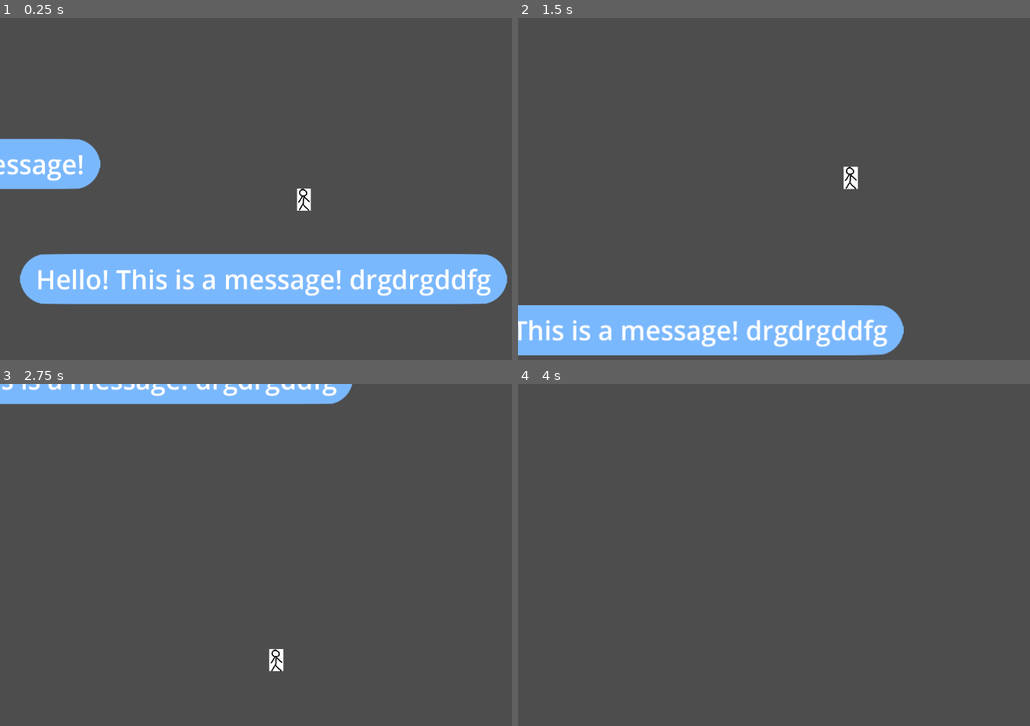
Above: before the commit, frames 1-4 (two rows, left to right).
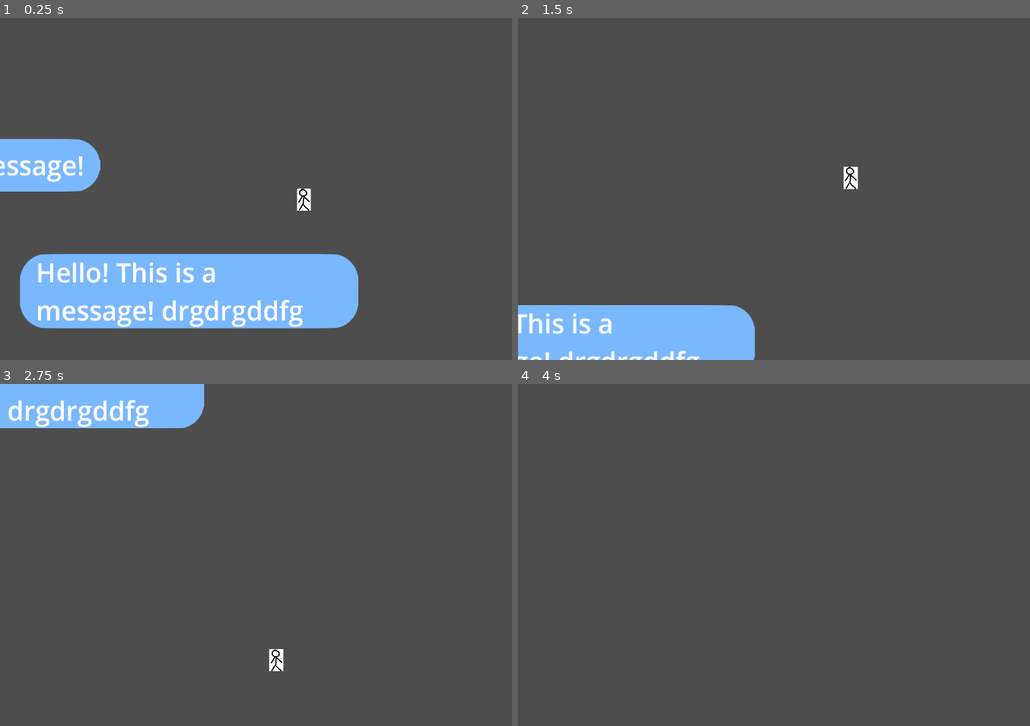
Above: after the commit, the same moments.

Repository: SidewalkSnailGames/thought-bubble
Game: Godot game, scene res://scenes/game.tscn
Same seed, same stepped clock (60 frames per second), same inputs: the game is played once before the commit and once after it.
Inputs:
- Up to frame 1 (0.25 s): no input
- Up to frame 2 (1.5 s): hold D (right) from 0.53 s (still down); tap W (jump) at 0.77 s
- Up to frame 3 (2.75 s): tap W (jump) at 1.52 s; release D (right) at 2.03 s; hold A (left) from 2.03 s (still down)
- Up to frame 4 (4 s): release A (left) at 2.78 s; hold D (right) from 2.78 s (still down); tap W (jump) at 3.02, 3.77 s

The runs differ from the first frame. In frame 1, 11% of the frame differs, in the area x 0-100%, y 40-91%; in frame 2, 6.0%; in frame 3, 4.8%; in frame 4, nothing differs.

Commit message:
text wrapping

Diff:
--- a/scenes/messageplatform.tscn
+++ b/scenes/messageplatform.tscn
@@ -4,7 +4,7 @@
 [ext_resource type="Texture2D" uid="uid://dixbhqb24sr41" path="res://assets/messagebox.png" id="2_0ckfn"]
 
 [sub_resource type="RectangleShape2D" id="RectangleShape2D_7ilwh"]
-size = Vector2(95, 641)
+size = Vector2(100, 641)
 
 [node name="messageplatform" type="MarginContainer"]
 offset_right = 641.0
@@ -29,16 +29,18 @@
 theme_override_constants/margin_bottom = 0
 
 [node name="Label" type="Label" parent="MarginContainer"]
+custom_minimum_size = Vector2(75, 100)
 layout_mode = 2
 theme_override_colors/font_color = Color(1, 1, 1, 1)
 theme_override_font_sizes/font_size = 50
 text = "Hello! This is a message!"
 vertical_alignment = 1
+autowrap_mode = 2
 
 [node name="StaticBody2D" type="StaticBody2D" parent="."]
 
 [node name="CollisionShape2D" type="CollisionShape2D" parent="StaticBody2D"]
-position = Vector2(320.5, 47.5)
+position = Vector2(320.5, 50)
 rotation = 1.5708
 shape = SubResource("RectangleShape2D_7ilwh")
 one_way_collision_margin = 0.0
